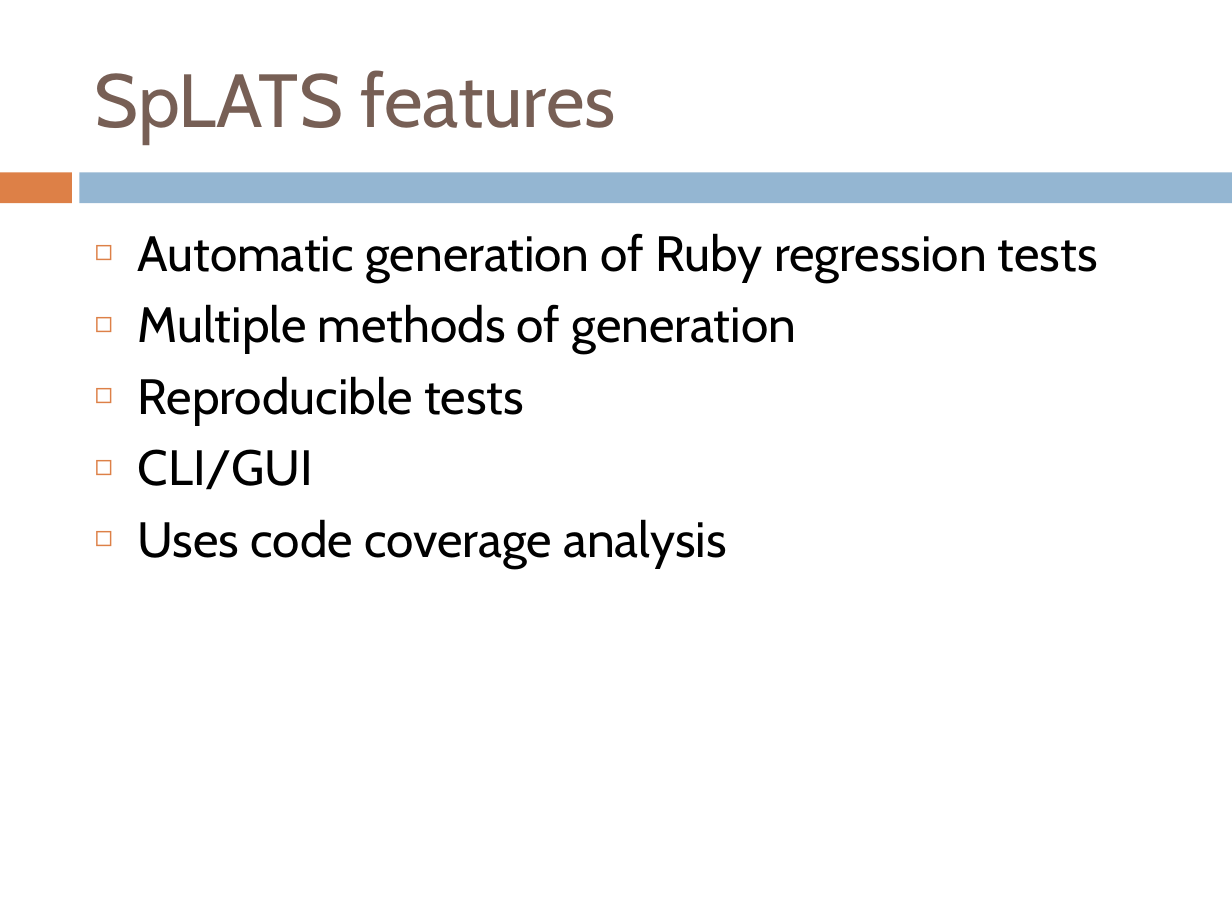
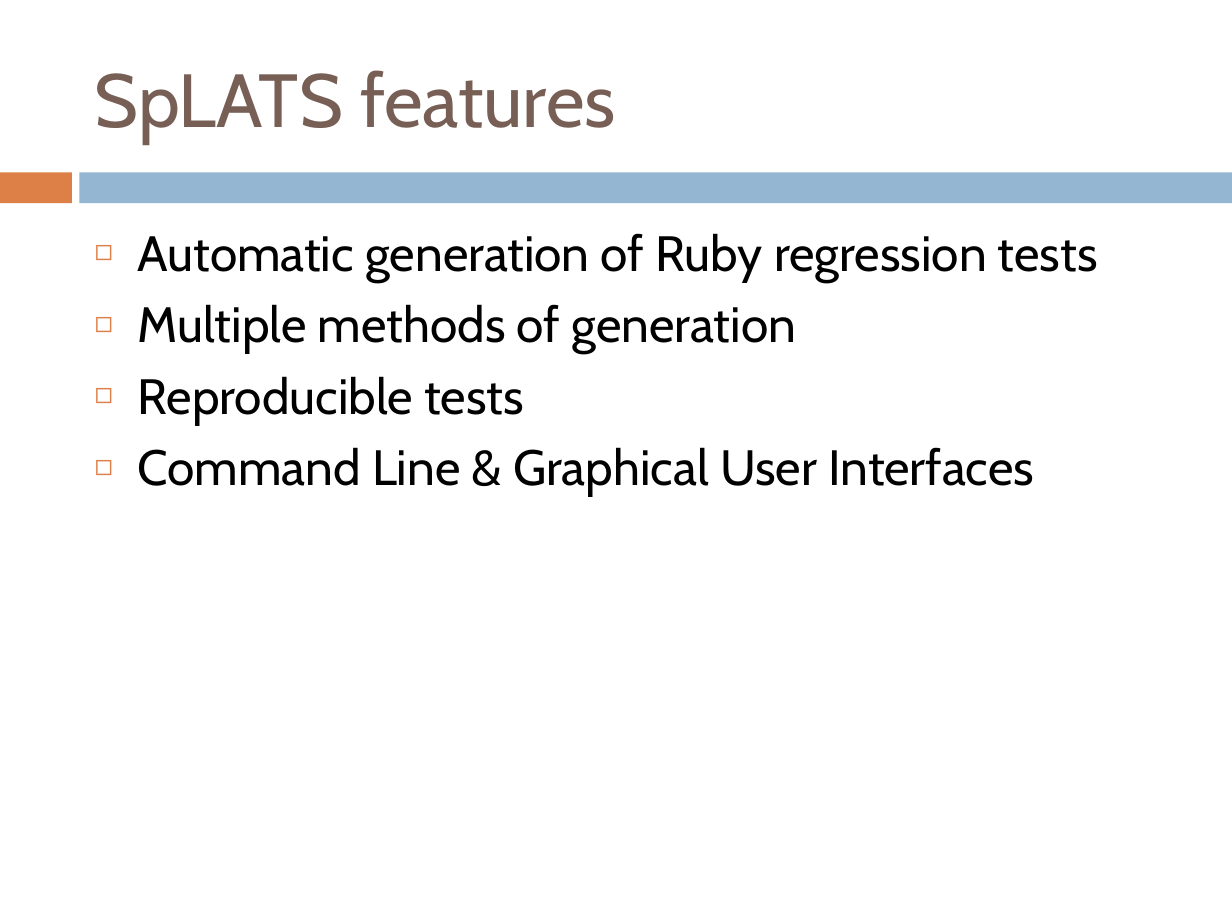
Before and after one commit to IgnoredAmbience/splats, a slide deck: slide 4 of docs/SpLATS.ppt (slide 5 before the commit). Drawn at 1232x924 pixels with LibreOffice and Linux fonts; fonts in the diff are those of the drawing. Boxes give left, top, right and bottom in pixels: in the first picture for what was removed or moved away, otherwise in the second. Text is boxed around its words. In the diff, an @@ line names an element or a change of style, - is before the commit and + after.

```diff
--- a/docs/SpLATS.ppt
+++ b/docs/SpLATS.ppt
@@ text at [138,447,1034,496]: text changed @@
-◻ CLI/GUI
-◻ Uses code coverage analysis
+◻ Command Line & Graphical User Interfaces
```
Also in this commit, not shown: 10 other slides changed, 4 slides added, 7 slides removed.
